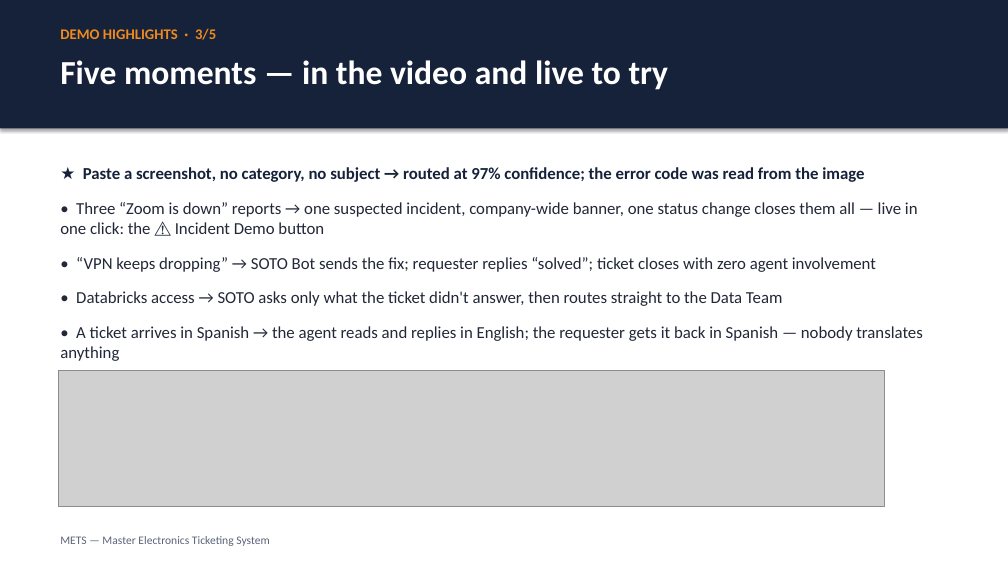
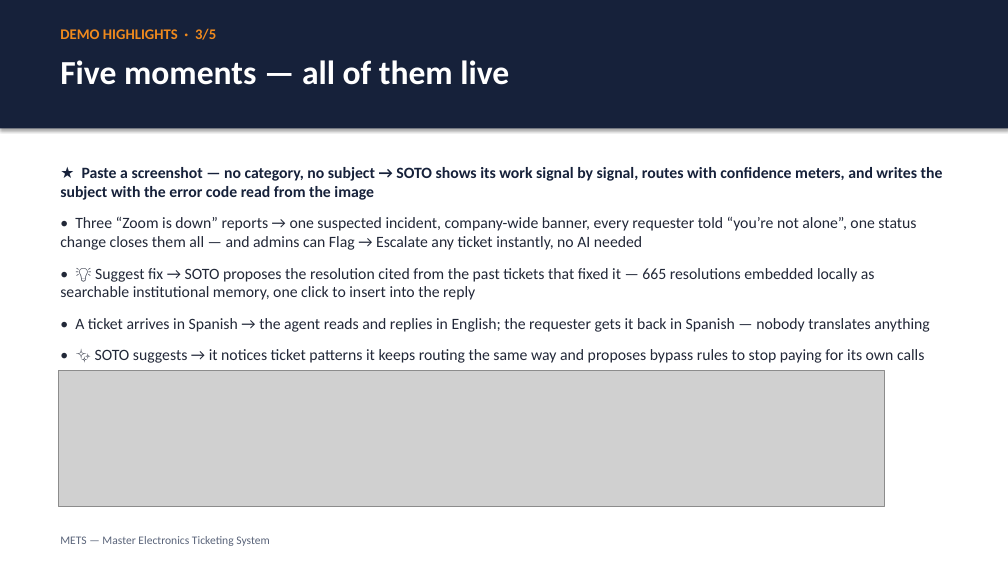
Before and after one commit to justin-rh/mets, a slide deck: slide 3 of docs/DECK.pptx. Drawn at 1008x567 pixels with LibreOffice and Linux fonts; fonts in the diff are those of the drawing; grey boxes stand for pictures. Boxes give left, top, right and bottom in pixels: in the first picture for what was removed or moved away, otherwise in the second. Text is boxed around its words. In the diff, an @@ line names an element or a change of style, - is before the commit and + after.

```diff
--- a/docs/DECK.pptx
+++ b/docs/DECK.pptx
@@ text at (60, 60, 509, 85): text changed @@
-Five moments — in the video and live to try
+Five moments — all of them live
@@ text at (60, 167, 943, 300): text changed; size 16 to 15 pt @@
-★ Paste a screenshot, no category, no subject → routed at 97% confidence; the error code was read from the image
-• Three “Zoom is down” reports → one suspected incident, company-wide banner, one status change closes them all — live in one click: the ⚠️ Incident Demo button
-• “VPN keeps dropping” → SOTO Bot sends the fix; requester replies “solved”; ticket closes with zero agent involvement
-• Databricks access → SOTO asks only what the ticket didn't answer, then routes straight to the Data Team
+★ Paste a screenshot — no category, no subject → SOTO shows its work signal by signal, routes with confidence meters, and writes the subject with the error code read from the image
+• Three “Zoom is down” reports → one suspected incident, company-wide banner, every requester told “you’re not alone”, one status change closes them all — and admins can Flag → Escalate any ticket instantly, no AI needed
+• 💡 Suggest fix → SOTO proposes the resolution cited from the past tickets that fixed it — 665 resolutions embedded locally as searchable institutional memory, one click to insert into the reply
@@ text at (75, 318, 929, 332): size 16 to 15 pt in "• A ticket arrives in Spanish → ..."; less space between paragraphs @@
@@ text at (95, 349, 924, 363): paragraph added @@
+• ✨ SOTO suggests → it notices ticket patterns it keeps routing the same way and proposes bypass rules to stop paying for its own calls
```
Also in this commit, not shown: 3 other slides changed, 1 other file.
